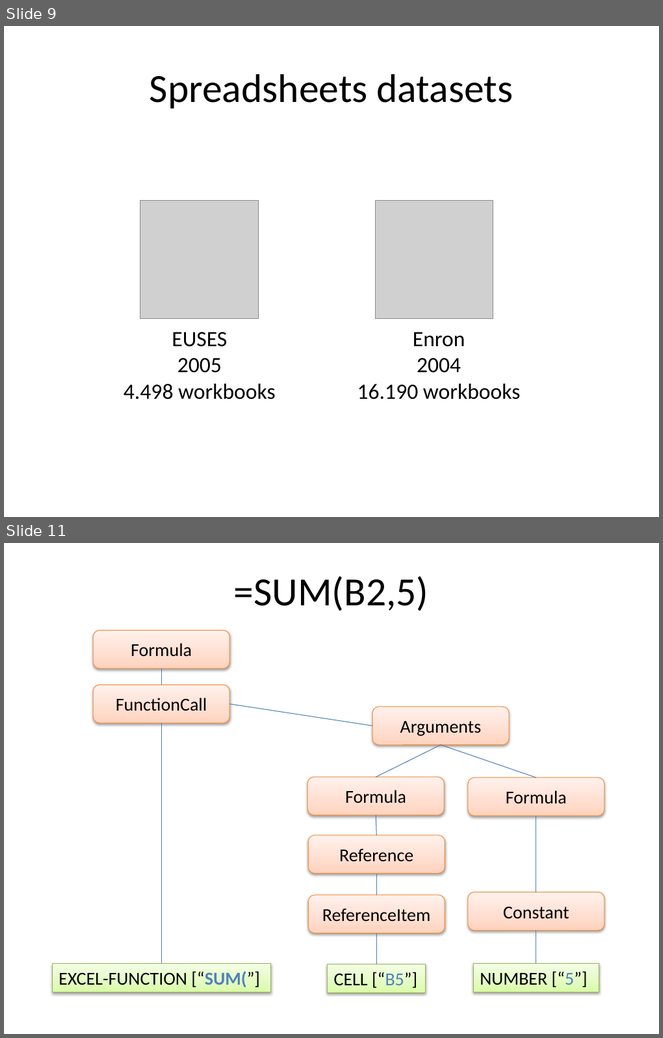
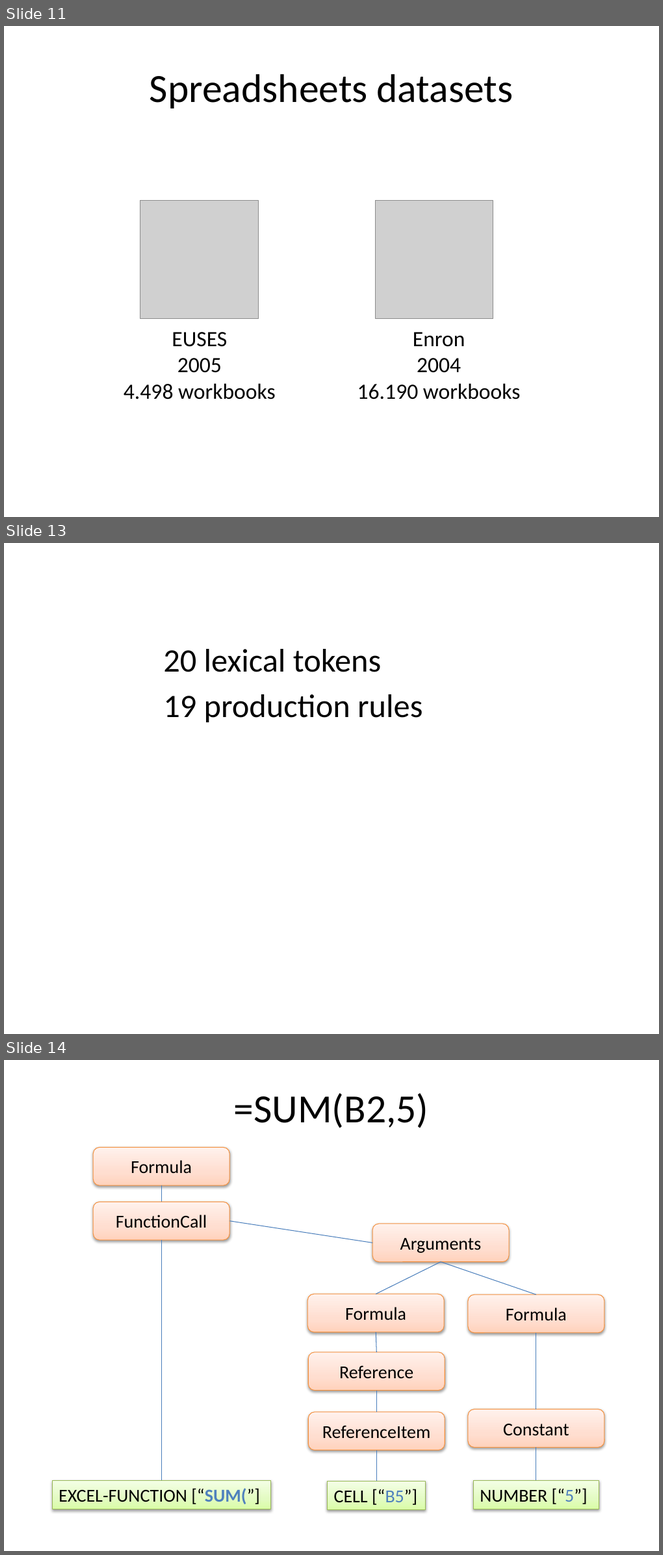
Before and after one commit to spreadsheetlab/XLGrammarPaper, a slide deck: presentation/XLParser.pptx. Shown one above the other, each under a label of ours: slides 9 and 11 before the commit, slides 11, 13 and 14 after it; the slides between them are not shown. The pictures are 663x1038 and 663x1555 pixels, drawn with LibreOffice and Linux fonts; fonts in the diff are those of the drawing; grey boxes stand for pictures; background and template pictures are left out. Boxes give left, top, right and bottom in pixels: in the first picture for what was removed or moved away, otherwise in the second. Text is boxed around its words. In the diff, an @@ line names an element or a change of style, - is before the commit and + after.

```diff
--- a/presentation/XLParser.pptx
+++ b/presentation/XLParser.pptx
@@ slide 13 added at bbox=[4, 543, 659, 1034], background picture (left out) @@
@@ text added at bbox=[163, 649, 423, 722], 36 pt, text #000000 @@
+20 lexical tokens
+19 production rules
@@ what was slide 9 is now slide 11 @@
@@ what was slide 11 is now slide 14 @@
```
Also in this commit, not shown: 7 slides changed, 3 other slides added, 1 slide removed.
